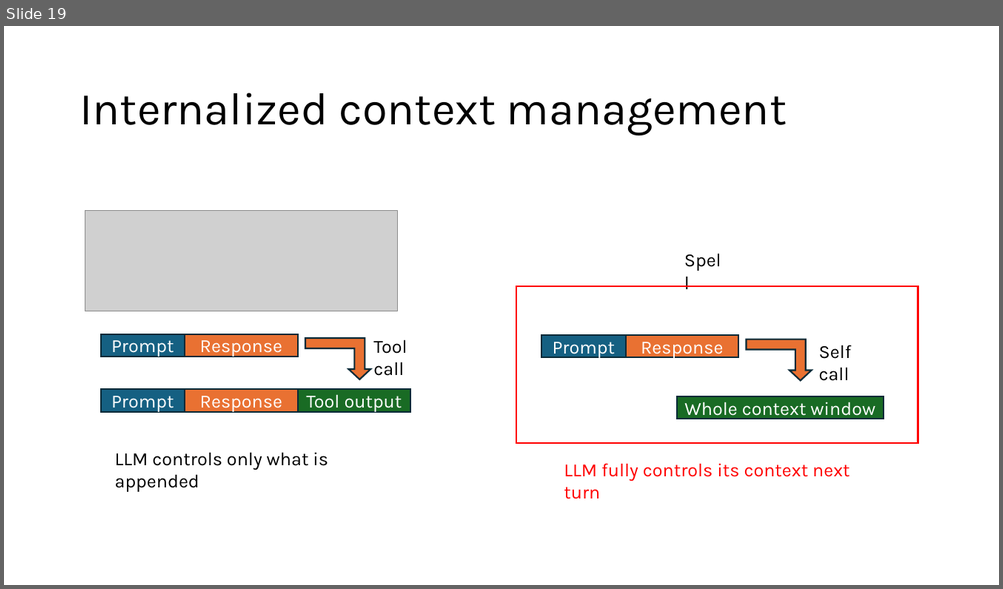
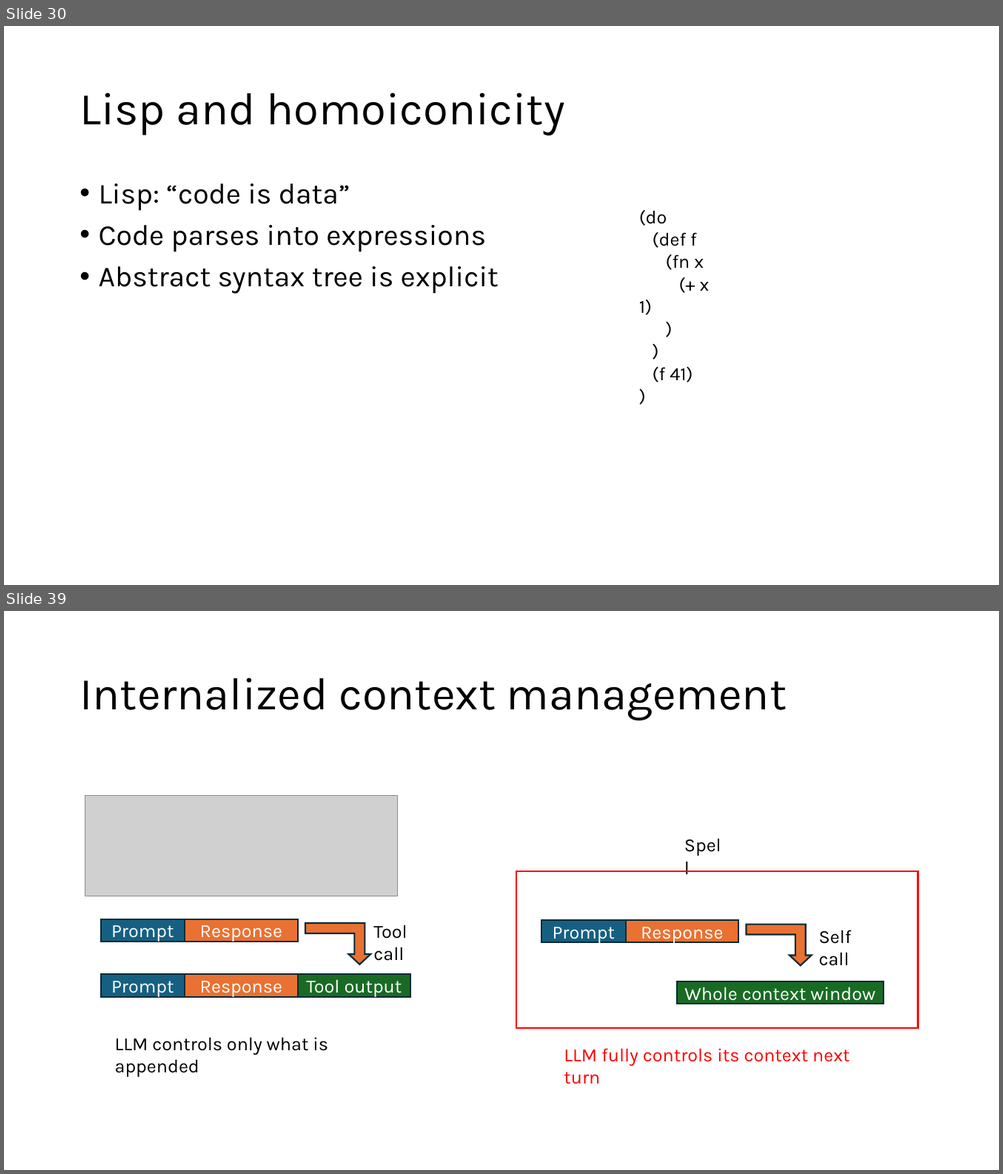
Before and after one commit to lukejoconnor/spell, a slide deck: writeup/spell-slides-030926.pptx. Shown one above the other, each under a label of ours: slide 19 before the commit, slides 30 and 39 after it; the slides between them are not shown. The pictures are 1003x589 and 1003x1174 pixels, drawn with LibreOffice and Linux fonts; fonts in the diff are those of the drawing; grey boxes stand for pictures. Boxes give left, top, right and bottom in pixels: in the first picture for what was removed or moved away, otherwise in the second. Text is boxed around its words. In the diff, an @@ line names an element or a change of style, - is before the commit and + after.

```diff
--- a/writeup/spell-slides-030926.pptx
+++ b/writeup/spell-slides-030926.pptx
@@ slide 30 added at (4,26,999,585), background #FFFFFF @@
@@ title added at (79,93,565,136), 44 pt, text #000000 @@
+Lisp and homoiconicity
@@ text added at (99,184,498,294), 28 pt, text #000000 @@
+• Lisp: “code is data”
+• Code parses into expressions
+• Abstract syntax tree is explicit
@@ text added at (639,210,709,383), 18 pt, text #000000 @@
+(do
+(def f
+(fn x
+(+ x 1)
+)
+)
+(f 41)
+)
@@ what was slide 19 is now slide 39 @@
```
Also in this commit, not shown: 11 slides changed, 23 other slides added, 1 slide removed, 10 other files.
